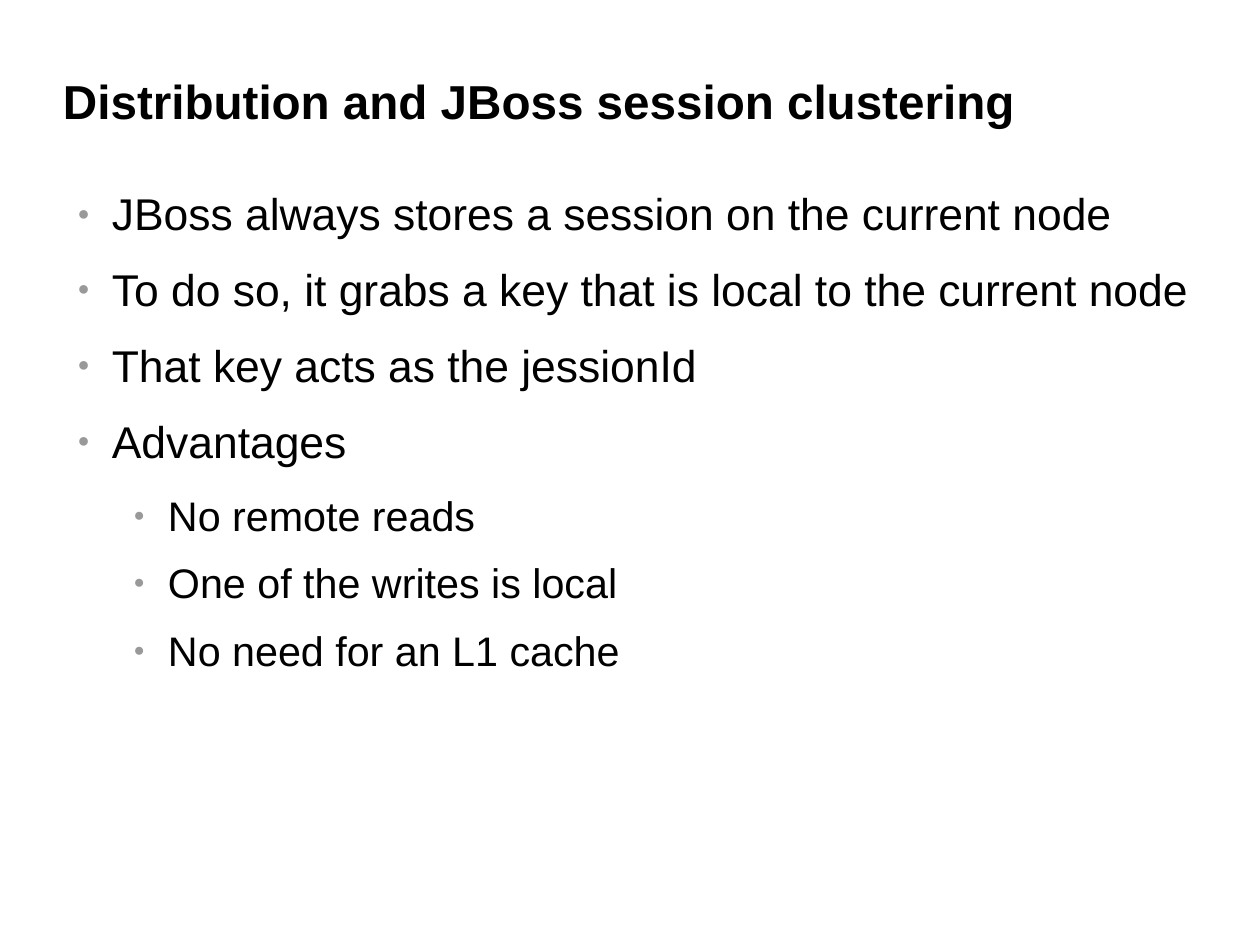
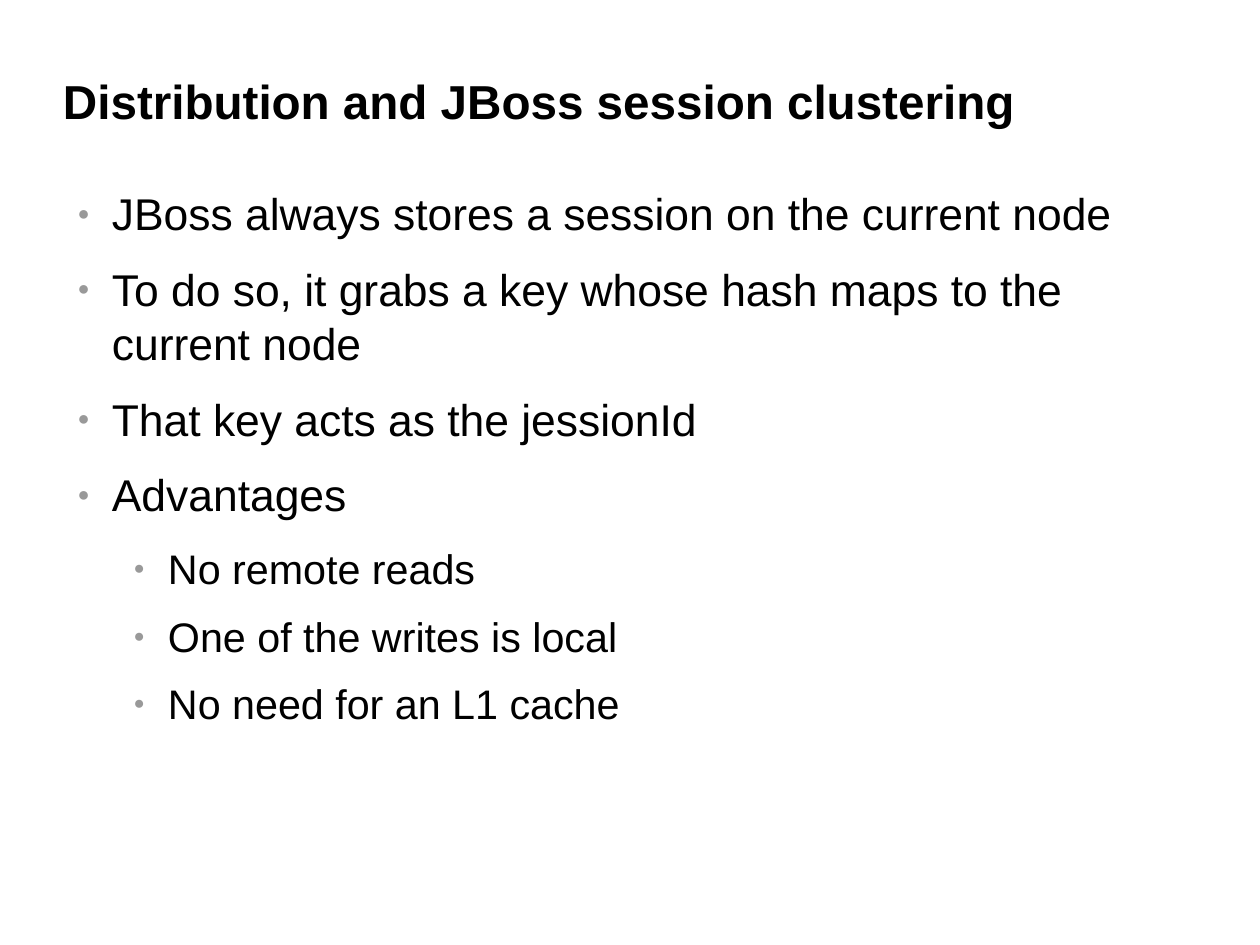
Before and after one commit to belaban/SessionPerf, a slide deck: slide 16 of docs/jbw2012.odp (slide 15 before the commit). Drawn at 1260x945 pixels with LibreOffice and Linux fonts; fonts in the diff are those of the drawing; background and template pictures are left out. Boxes give left, top, right and bottom in pixels: in the first picture for what was removed or moved away, otherwise in the second. Text is boxed around its words. In the diff, an @@ line names an element or a change of style, - is before the commit and + after.

```diff
--- a/docs/jbw2012.odp
+++ b/docs/jbw2012.odp
@@ text at bbox=[112, 273, 1062, 361]: text changed @@
-● To do so, it grabs a key that is local to the current node
+● To do so, it grabs a key whose hash maps to the current node
```
Also in this commit, not shown: 6 other slides changed, 1 slide added.
